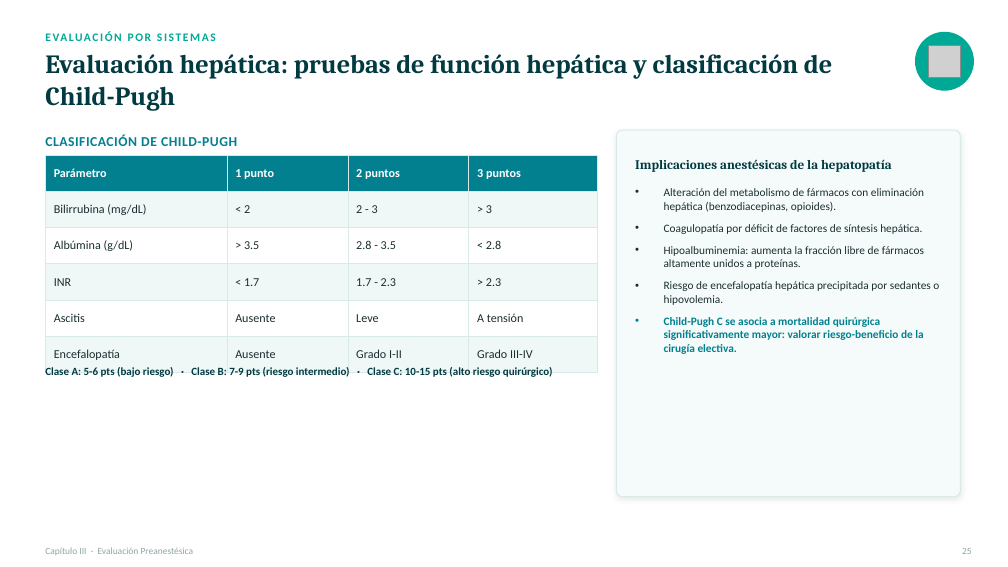
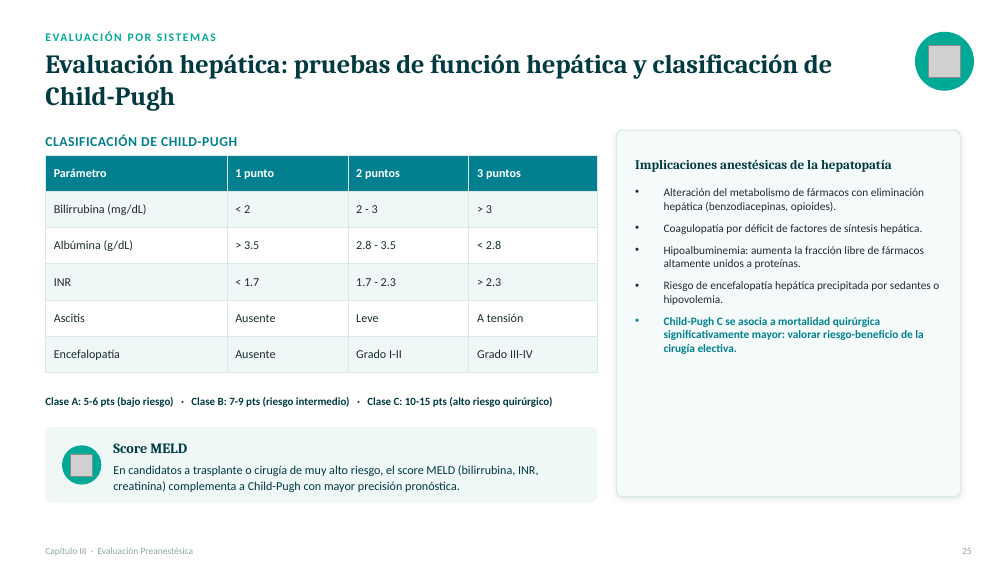
Before and after one commit to lestertavarezr/gpa-academy1, a slide deck: slide 26 of presentaciones/Capitulo_III_Evaluacion_Preanestesica.pptx. Drawn at 1008x567 pixels with LibreOffice and Linux fonts; fonts in the diff are those of the drawing; grey boxes stand for pictures. Boxes give left, top, right and bottom in pixels: in the first picture for what was removed or moved away, otherwise in the second. Text is boxed around its words. In the diff, an @@ line names an element or a change of style, - is before the commit and + after.

```diff
--- a/presentaciones/Capitulo_III_Evaluacion_Preanestesica.pptx
+++ b/presentaciones/Capitulo_III_Evaluacion_Preanestesica.pptx
@@ text "Clase A: 5-6 pts (bajo ...": place and size @@
-text "Clase A: 5-6 pts (bajo ..." at box(45, 367, 553, 377)
+text "Clase A: 5-6 pts (bajo ..." at box(45, 397, 553, 407)
@@ rounded rectangle added at box(45, 427, 597, 503), fill #EFF7F7 @@
@@ ellipse added at box(62, 445, 101, 485), fill #00A896 @@
@@ text added at box(113, 443, 187, 453), 13.5 pt, text #013A40, bold @@
+Score MELD
@@ picture added at box(70, 454, 92, 476) @@
@@ text added at box(113, 465, 538, 492), 11.5 pt, text #013A40 @@
+En candidatos a trasplante o cirugía de muy alto riesgo, el score MELD (bilirrubina, INR, creatinina) complementa a Child-Pugh con mayor precisión pronóstica.
```
Also in this commit, not shown: 14 other slides changed.
